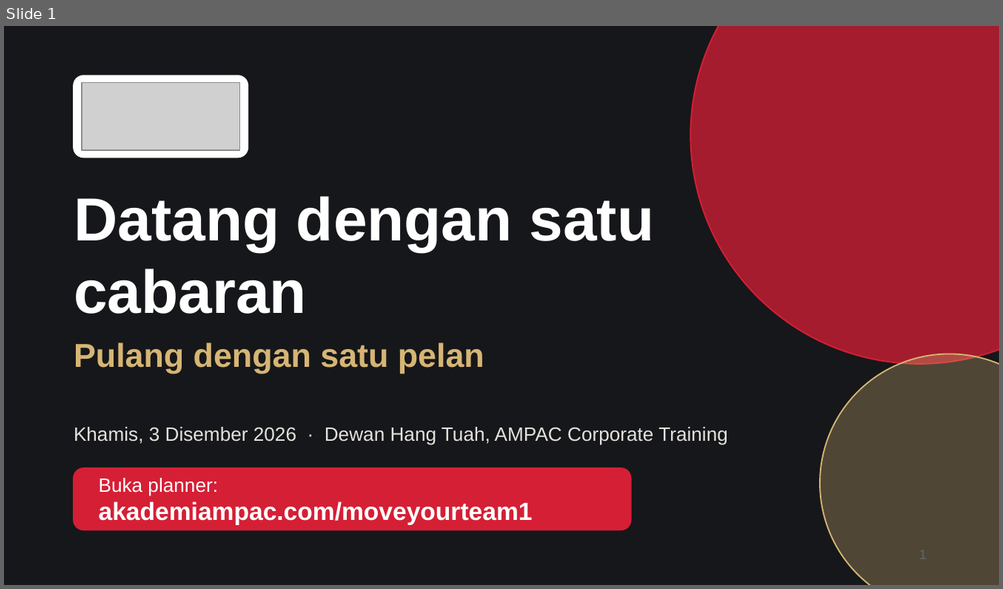
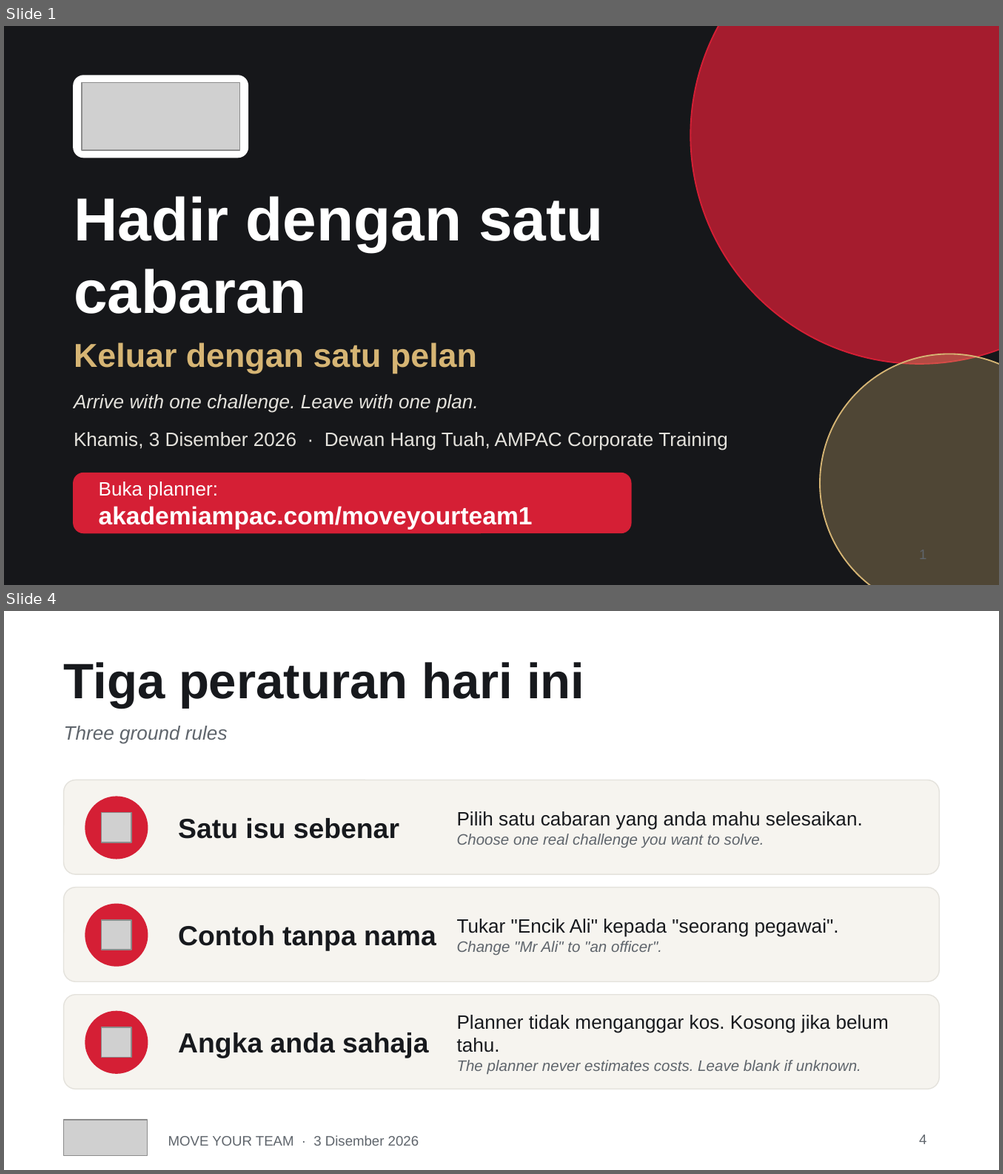
Before and after one commit to badrulsani/ampac-program, a slide deck: MOVE-YOUR-TEAM-Slaid-Fasilitator.pptx. Shown one above the other, each under a label of ours: slide 1 before the commit, slides 1 and 4 after it; the slides between them are not shown. The pictures are 1003x589 and 1003x1174 pixels, drawn with LibreOffice and Linux fonts; fonts in the diff are those of the drawing; grey boxes stand for pictures. Boxes give left, top, right and bottom in pixels: in the first picture for what was removed or moved away, otherwise in the second. Text is boxed around its words. In the diff, an @@ line names an element or a change of style, - is before the commit and + after.

```diff
--- a/MOVE-YOUR-TEAM-Slaid-Fasilitator.pptx
+++ b/MOVE-YOUR-TEAM-Slaid-Fasilitator.pptx
@@ slide 4 added at box(4, 611, 999, 1170), background #FFFFFF @@
@@ title added at box(64, 662, 584, 707), 36 pt, text #17191D, bold @@
+Tiga peraturan hari ini
@@ text added at box(64, 726, 227, 744), 14 pt, text #5F656C, italic @@
+Three ground rules
@@ rounded rectangle added at box(64, 780, 939, 874), fill #F6F4EF, outline #E4E2DC 0.75 pt @@
@@ ellipse added at box(85, 797, 148, 859), fill #D51F35, outline #D51F35 1 pt @@
@@ picture added at box(102, 813, 131, 843) @@
@@ text added at box(178, 818, 399, 839), 20 pt, text #17191D, bold @@
+Satu isu sebenar
@@ text added at box(457, 812, 862, 848), 14 pt, text #17191D @@
+Pilih satu cabaran yang anda mahu selesaikan.
+Choose one real challenge you want to solve.
@@ rounded rectangle added at box(64, 888, 939, 982), fill #F6F4EF, outline #E4E2DC 0.75 pt @@
@@ ellipse added at box(85, 904, 148, 966), fill #D51F35, outline #D51F35 1 pt @@
@@ picture added at box(102, 920, 131, 950) @@
@@ text added at box(457, 919, 839, 955), 14 pt, text #17191D @@
+Tukar "Encik Ali" kepada "seorang pegawai".
+Change "Mr Ali" to "an officer".
@@ text added at box(178, 925, 436, 951), 20 pt, text #17191D, bold @@
+Contoh tanpa nama
@@ rounded rectangle added at box(64, 995, 939, 1089), fill #F6F4EF, outline #E4E2DC 0.75 pt @@
@@ ellipse added at box(85, 1012, 148, 1073), fill #D51F35, outline #D51F35 1 pt @@
@@ picture added at box(102, 1028, 131, 1057) @@
@@ text added at box(457, 1015, 888, 1074), 11 pt, text #5F656C, italic @@
+Planner tidak menganggar kos. Kosong jika belum tahu.
+The planner never estimates costs. Leave blank if unknown.
@@ text added at box(178, 1033, 428, 1059), 20 pt, text #17191D, bold @@
+Angka anda sahaja
@@ picture added at box(64, 1120, 148, 1156) @@
@@ text added at box(168, 1136, 418, 1146), 10 pt, text #5F656C @@
+MOVE YOUR TEAM · 3 Disember 2026
@@ page number added at box(919, 1135, 926, 1145), 10 pt, text #5F656C @@
+4
@@ slide 1 changed as well @@
@@ title at box(74, 196, 603, 314): text changed @@
-Datang dengan satu cabaran
+Hadir dengan satu cabaran
@@ text at box(74, 343, 477, 374): text changed @@
-Pulang dengan satu pelan
+Keluar dengan satu pelan
@@ text added at box(74, 395, 478, 412), 14 pt, text #E4E2DC, italic @@
+Arrive with one challenge. Leave with one plan.
@@ 2 texts, 1 rounded rectangle: place and size @@
-2 texts, 1 rounded rectangle at box(74, 427, 728, 530)
+2 texts, 1 rounded rectangle at box(74, 432, 728, 533)
@@ rounded rectangle at box(74, 474, 631, 533): proportions changed @@
```
Also in this commit, not shown: 4 other slides changed, 13 other slides added, 3 slides removed.
